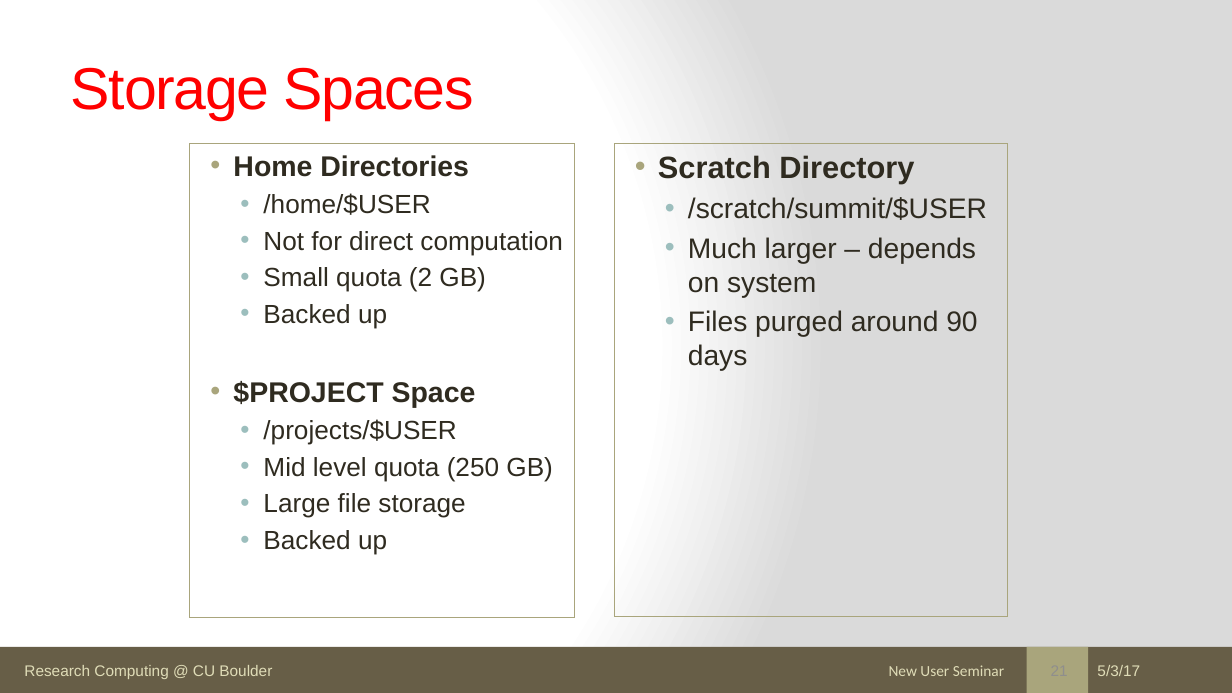
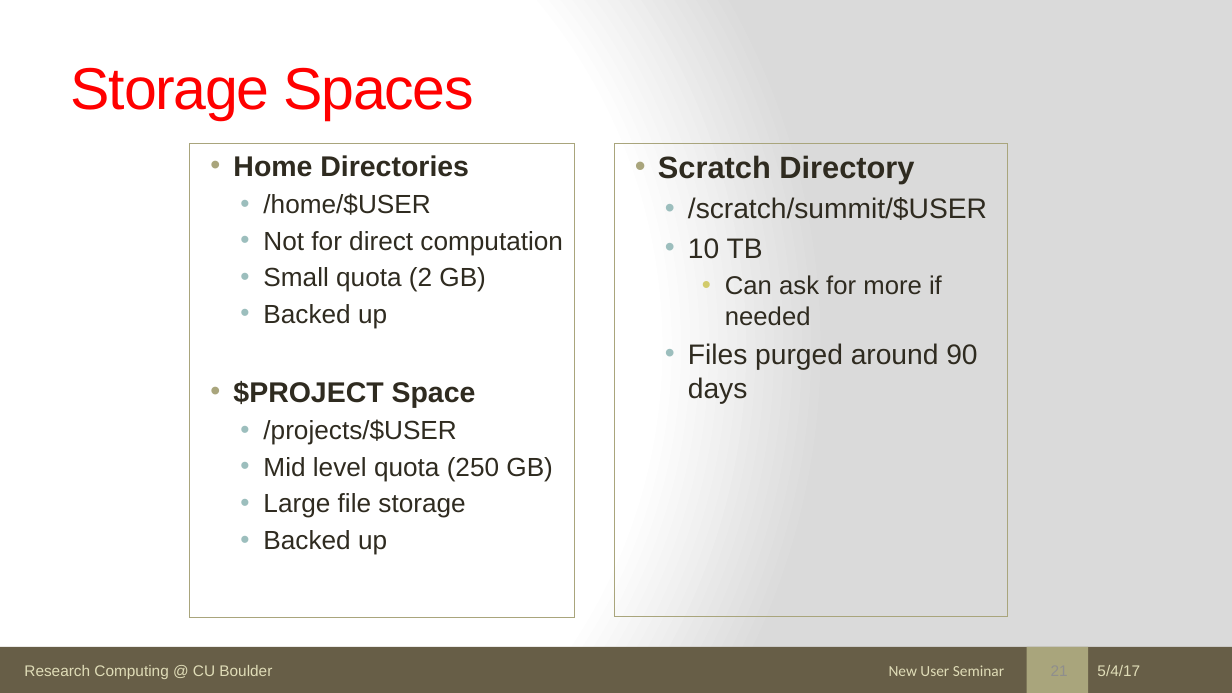
Before and after one commit to ResearchComputing/New_User_Seminar, a slide deck: slide 21 of rc_new_user_seminar_2017.pptx. Drawn at 1232x693 pixels with LibreOffice and Linux fonts; fonts in the diff are those of the drawing. Boxes give left, top, right and bottom in pixels: in the first picture for what was removed or moved away, otherwise in the second. Text is boxed around its words. In the diff, an @@ line names an element or a change of style, - is before the commit and + after.

```diff
--- a/rc_new_user_seminar_2017.pptx
+++ b/rc_new_user_seminar_2017.pptx
@@ text in rectangle at bbox=[688, 238, 942, 326]: text changed; size 22 to 20 pt @@
-  • Much larger – depends on system
+  • 10 TB
+    • Can ask for more if needed
@@ text at bbox=[1097, 665, 1140, 676]: text changed @@
-5/3/17
+5/4/17
```
Also in this commit, not shown: 55 other slides changed, 2 slides removed, 1 other file.
